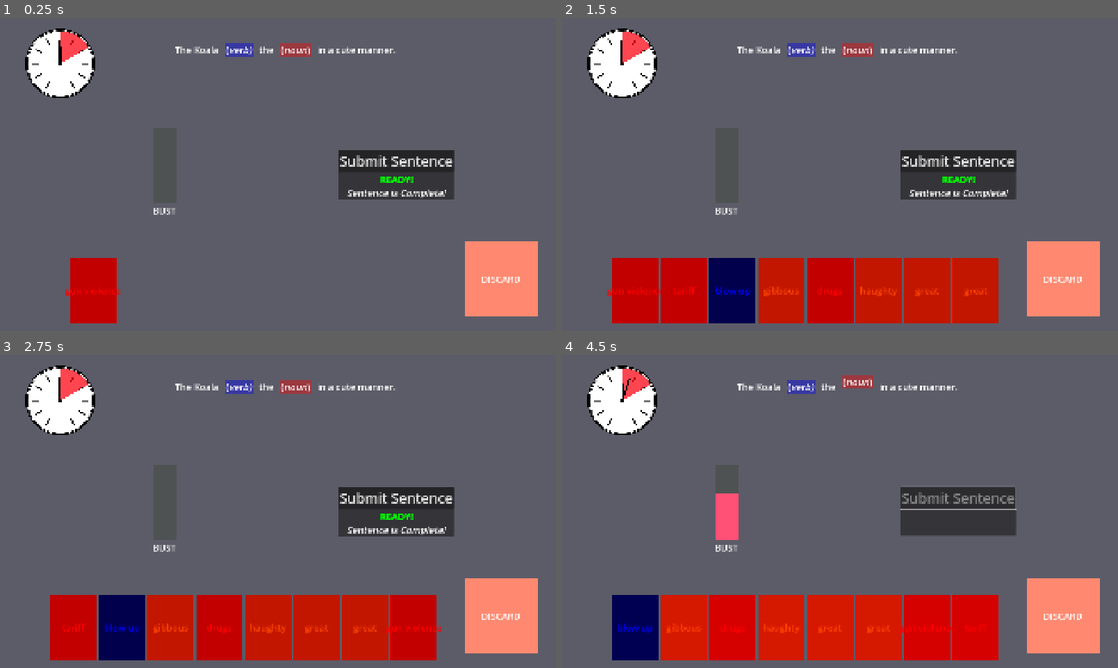
Above: before the commit, frames 1-4 (two rows, left to right).
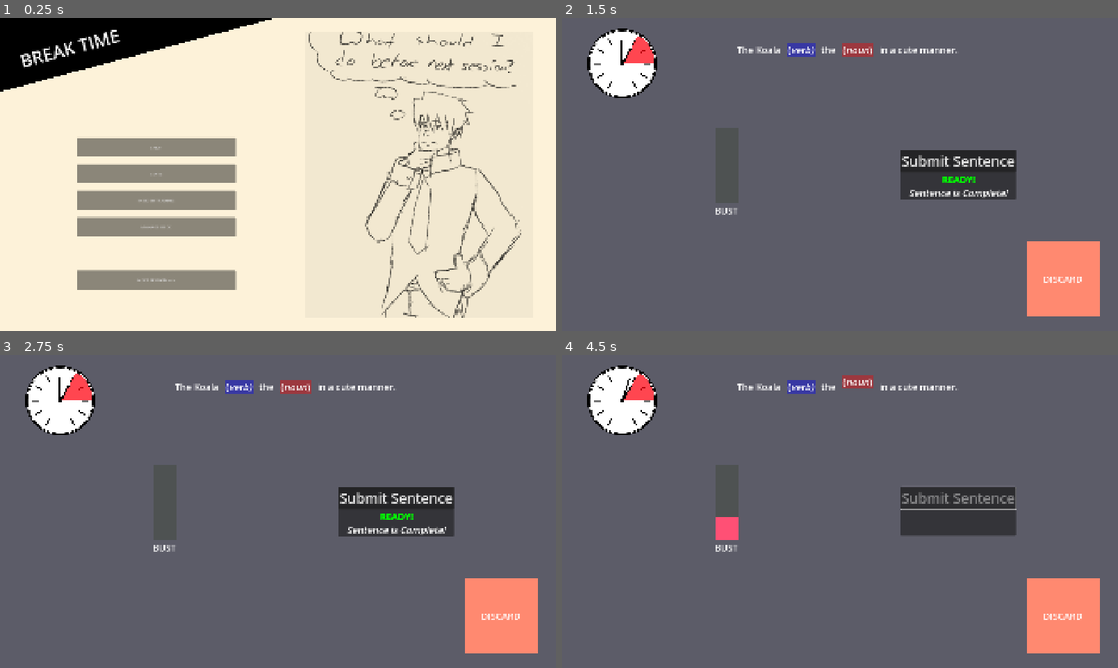
Above: after the commit, the same moments.

Repository: my-koala/PhilBuster
Game: Godot game, scene res://assets/main.tscn
Two runs of this game, one before a commit and one after it. Both use one fixed random seed, a clock stepped at 60 frames per second and the inputs below.
Inputs (mouse positions are in pixels of both pictures, inside the frame that each line leads up to):
- Up to frame 1 (0.25 s): no input
- Up to frame 2 (1.5 s): click (656, 290) at 0.5 s, where only the run before the commit has a clickable "blow up"; click (801, 49) at 1.27 s
- Up to frame 3 (2.75 s): click (72, 627) at 2 s, where only the run before the commit has a clickable "gun violence"
- Up to frame 4 (4.5 s): click (634, 627) at 2.75 s, where only the run before the commit has a clickable "tariff"; click "Submit Sentence" at 3.5 s; click (801, 386) at 4.27 s

The runs differ from the first frame. In frame 1, 99% of the frame differs, in the area x 0-100%, y 0-100%; in frame 2, 14%; in frame 3, 14%; in frame 4, 15%.
Error before the commit: Invalid access to property or key 'pulled_cards' on a base object of type 'Nil'. (res://scripts/shop/deck_view.gd:33)

Commit message:
finish deck management

Diff:
--- /dev/null
+++ b/assets/shop/shop.gd
@@ -0,0 +1,24 @@
+extends CanvasLayer
+class_name Shop
+
+signal shop_finished()
+
+@onready
+var flow_coordinator: FlowCoordinator = $flow_coordinator
+
+@onready
+var shop_view: ShopView = $flow_coordinator/shop_view
+
+@onready
+var deck_view: DeckView = $flow_coordinator/deck_view
+
+func start_shop(card_library: CardLibrary, game_stats: GameStats) -> void:
+	visible = true
+	flow_coordinator.pop_all_views()
+
+	shop_view.reset_shop(card_library, game_stats)
+	deck_view.reset_lists(card_library, game_stats)
+
+func exit_shop() -> void:
+	visible = false
+	shop_finished.emit()
--- a/assets/shop/shop.tscn
+++ b/assets/shop/shop.tscn
@@ -1,10 +1,12 @@
-[gd_scene load_steps=9 format=3 uid="uid://m0dkott85qmk"]
+[gd_scene load_steps=11 format=3 uid="uid://m0dkott85qmk"]
 
 [ext_resource type="Script" uid="uid://d23kpmtei5n5y" path="res://scripts/shop/flow_coordinator.gd" id="1_joqlw"]
+[ext_resource type="Script" uid="uid://dtxfpwtyg1a8t" path="res://assets/shop/shop.gd" id="1_u7rti"]
 [ext_resource type="PackedScene" uid="uid://boskellw4qds0" path="res://assets/shop/menu_view.tscn" id="1_v8g57"]
 [ext_resource type="Texture2D" uid="uid://m6n0tx1hfr6h" path="res://assets/shop/temp_background.png" id="3_lxv6y"]
 [ext_resource type="Script" uid="uid://b6ieeq5ts4te2" path="res://scripts/shop/shop_view.gd" id="4_k4ejo"]
 [ext_resource type="Script" uid="uid://dywu1p8i2ubxi" path="res://scripts/shop/deck_view.gd" id="5_u7rti"]
+[ext_resource type="PackedScene" uid="uid://d4n0r7gnn28om" path="res://assets/card/card_instance.tscn" id="7_vox5x"]
 
 [sub_resource type="LabelSettings" id="LabelSettings_joqlw"]
 font_size = 64
@@ -18,6 +20,7 @@
 font_size = 61
 
 [node name="shop" type="CanvasLayer"]
+script = ExtResource("1_u7rti")
 
 [node name="flow_coordinator" type="Control" parent="." node_paths=PackedStringArray("root_view", "back_button")]
 layout_mode = 3
@@ -39,6 +42,7 @@
 color = Color(0.99, 0.94842, 0.8514, 1)
 
 [node name="menu_view" parent="flow_coordinator" instance=ExtResource("1_v8g57")]
+visible = false
 modulate = Color(1, 1, 1, 0.984314)
 layout_mode = 1
 
@@ -149,7 +153,6 @@
 vertical_alignment = 1
 
 [node name="deck_view" parent="flow_coordinator" instance=ExtResource("1_v8g57")]
-visible = false
 layout_mode = 1
 script = ExtResource("5_u7rti")
 
@@ -166,6 +169,15 @@
 horizontal_alignment = 1
 vertical_alignment = 1
 
+[node name="card_instance" parent="flow_coordinator/deck_view" instance=ExtResource("7_vox5x")]
+visible = false
+layout_mode = 0
+offset_left = 883.0
+offset_top = 112.0
+offset_right = 1043.0
+offset_bottom = 336.0
+can_drag = false
+
 [node name="progress_bar" type="ProgressBar" parent="flow_coordinator/deck_view"]
 layout_mode = 0
 offset_left = 31.0
@@ -259,5 +271,5 @@
 [connection signal="pressed" from="flow_coordinator/menu_view/button" to="flow_coordinator" method="push_view_by_name" binds= ["shop_view"]]
 [connection signal="pressed" from="flow_coordinator/menu_view/button2" to="flow_coordinator" method="push_view_by_name" binds= ["menu_view3"]]
 [connection signal="pressed" from="flow_coordinator/menu_view/button3" to="flow_coordinator" method="push_view_by_name" binds= ["menu_view3"]]
-[connection signal="pressed" from="flow_coordinator/menu_view/button4" to="flow_coordinator" method="push_view_by_name" binds= ["menu_view3"]]
-[connection signal="pressed" from="flow_coordinator/menu_view/button5" to="flow_coordinator" method="push_view_by_name" binds= ["menu_view3"]]
+[connection signal="pressed" from="flow_coordinator/menu_view/button4" to="flow_coordinator" method="push_view_by_name" binds= ["deck_view"]]
+[connection signal="pressed" from="flow_coordinator/menu_view/button5" to="." method="exit_shop"]
--- a/assets/shop/word_list.tscn
+++ b/assets/shop/word_list.tscn
@@ -2,9 +2,11 @@
 
 [ext_resource type="Script" uid="uid://xhekt82t5dvq" path="res://scripts/shop/word_list.gd" id="1_e36ut"]
 
-[node name="word_list" type="Panel"]
+[node name="word_list" type="Panel" node_paths=PackedStringArray("label", "container")]
 size_flags_horizontal = 3
 script = ExtResource("1_e36ut")
+label = NodePath("label")
+container = NodePath("word_type/v_box_container")
 
 [node name="label" type="Label" parent="."]
 layout_mode = 1
--- a/assets/shop/word_list_button.tscn
+++ b/assets/shop/word_list_button.tscn
@@ -1,5 +1,6 @@
 [gd_scene format=3 uid="uid://bfcsoskuqxu8v"]
 
 [node name="button" type="Button"]
+toggle_mode = true
 text = "WORD"
 alignment = 0
--- a/scripts/card/card_instance.gd
+++ b/scripts/card/card_instance.gd
@@ -7,6 +7,9 @@
 
 # TODO: Texture swap based on card type.
 # TODO: Animations on select, mouse hover, deselect.
+
+@export
+var can_drag: bool = true
 
 var card_info: CardInfo = null:
 	get:
@@ -52,7 +55,7 @@
 		modulate = Color.GRAY
 
 func _physics_process(delta: float) -> void:
-	if Engine.is_editor_hint():
+	if Engine.is_editor_hint() || !can_drag:
 		return
 
 	var mouse_pressed: bool = Input.is_mouse_button_pressed(MOUSE_BUTTON_LEFT)
--- a/scripts/game.gd
+++ b/scripts/game.gd
@@ -19,6 +19,8 @@
 var card_library: CardLibrary = $card_library as CardLibrary
 @onready
 var _session: Session = $session as Session
+@onready
+var _shop: Shop = $shop as Shop
 
 var _loop: bool = false
 var game_stats: GameStats = null
@@ -42,7 +44,8 @@
 			game_stats.deck_append(card_info)
 		card_library.pull_card(card_info)
 
-	_session.start_session(game_stats)
+	#_session.start_session(game_stats)
+	_shop.start_shop(card_library, game_stats)
 
 func stop() -> void:
 	game_stats.deck_clear()
--- a/scripts/shop/deck_view.gd
+++ b/scripts/shop/deck_view.gd
@@ -10,23 +10,26 @@
 @onready
 var word_types_list: Control = $word_types
 
-var _game: Game
-var _session: Session
+@onready
+var card_preview: CardInstance = $card_instance
+
 var _card_library : CardLibrary
 var _game_stats : GameStats
 
 const WORD_LIST: PackedScene = preload("res://assets/shop/word_list.tscn")
 
 func _ready() -> void:
-	_game = get_tree().current_scene as Game
-	_session = get_tree().current_scene.find_child("session") as Session
-	if is_instance_valid(_game):
-		_card_library = _game.card_library
-		_game_stats = _game.game_stats
+	visibility_changed.connect(_on_visibility_changed)
 
-	reset_lists()
+# Reset lists when this view is enabled (so purchased cards can show up)
+func _on_visibility_changed() -> void:
+	if is_instance_valid(_card_library) && is_instance_valid(_game_stats):
+		reset_lists(_card_library, _game_stats)
 
-func reset_lists() -> void:
+func reset_lists(card_library: CardLibrary, game_stats: GameStats) -> void:
+	_card_library = card_library
+	_game_stats = game_stats
+
 	for child: Node in word_types_list.get_children():
 		child.queue_free()
 
@@ -46,6 +49,7 @@
 	var word_list: WordList = WORD_LIST.instantiate() as WordList
 	word_list.init(name, cards, _game_stats)
 	word_list.list_changed.connect(_on_word_list_changed)
+	word_list.on_word_hovered.connect(_on_word_hovered)
 	word_types_list.add_child(word_list)
 
 func _on_word_list_changed() -> void:
@@ -55,3 +59,12 @@
 	progress_bar.max_value = max_cards
 	progress_bar.value = cards
 	progress_bar_label.text = "Cards: %d / %d" % [cards, max_cards]
+
+func _on_word_hovered(card: CardInfo, hovered: bool) -> void:
+	# This makes the card preview flicker a lot but I can find a better solution later TM
+	card_preview.visible = hovered
+
+	if !hovered:
+		return
+
+	card_preview.card_info = card
--- a/scripts/shop/flow_coordinator.gd
+++ b/scripts/shop/flow_coordinator.gd
@@ -41,6 +41,22 @@
 	back_button.visible = _current_view != root_view
 	await last_view.show_menu().finished
 
+func pop_all_views() -> void:
+	if _view_stack.size() == 0:
+		return
+
+	back_button.visible = false
+
+	var hide_tween: Tween = _current_view.hide_menu()
+	hide_tween.set_speed_scale(10000)
+	await hide_tween.finished
+
+	var show_tween: Tween = root_view.show_menu()
+	show_tween.set_speed_scale(10000)
+	await show_tween.finished
+
+	_current_view = root_view
+
 func _ready() -> void:
 	if Engine.is_editor_hint():
 		return
--- a/scripts/shop/shop_view.gd
+++ b/scripts/shop/shop_view.gd
@@ -10,7 +10,6 @@
 @onready
 var purchase_text: Label = $"purchase_container/label"
 
-var _game: Game
 var _card_library : CardLibrary
 var _game_stats : GameStats
 
@@ -21,20 +20,12 @@
 const CARD_INSTANCE: PackedScene = preload("res://assets/card/card_instance.tscn")
 
 func _ready() -> void:
-	_game = get_tree().current_scene as Game
-	if is_instance_valid(_game):
-		_card_library = _game.card_library
-		_game_stats = _game.game_stats
-
 	purchase_container.mouse_entered.connect(_on_purchase_container_entered)
 	purchase_container.mouse_exited.connect(_on_purchase_container_exited)
 
-func reset_shop() -> void:
-	if is_instance_valid(_game):
-		_card_library = _game.card_library
-		_game_stats = _game.game_stats
-	else:
-		return
+func reset_shop(card_library: CardLibrary, game_stats: GameStats) -> void:
+	_card_library = card_library
+	_game_stats = game_stats
 
 	for child: Control in shop_container.get_children():
 		child.queue_free()
--- a/scripts/shop/word_list.gd
+++ b/scripts/shop/word_list.gd
@@ -2,12 +2,13 @@
 class_name WordList
 
 signal list_changed()
+signal on_word_hovered(card: CardInfo, hovered: bool)
 
-@onready
-var label: Label = $label
+@export
+var label: Label
 
-@onready
-var container: Container = $word_type/v_box_container
+@export
+var container: Container
 
 var _game_stats: GameStats
 var _cards: Array[CardInfo]
@@ -28,11 +29,12 @@
 		var button: Button = BUTTON.instantiate() as Button
 		button.text = card.get_word()
 		button.set_pressed_no_signal(game_stats.deck_has(card))
-		button.toggled.connect(func(toggled: bool) -> void: _on_card_button_toggled(button, i, toggled))
+		button.toggled.connect(func(toggled: bool) -> void: _on_card_button_toggled(button, card, toggled))
+		button.mouse_entered.connect(func() -> void: on_word_hovered.emit(card, true))
+		button.mouse_exited.connect(func() -> void: on_word_hovered.emit(card, false))
 		container.add_child(button)
 
-func _on_card_button_toggled(button: Button, idx: int, toggled: bool) -> void:
-	var card: CardInfo = _cards[idx]
+func _on_card_button_toggled(button: Button, card: CardInfo, toggled: bool) -> void:
 
 	if toggled:
 		if !_game_stats.deck_append(card):
Not shown, added: assets/shop/shop.gd.uid
